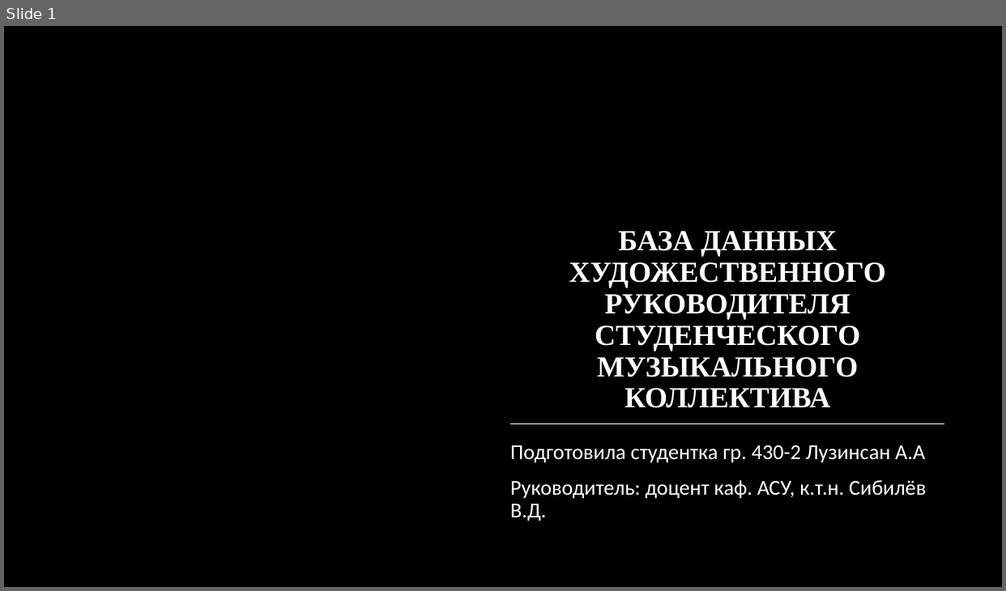
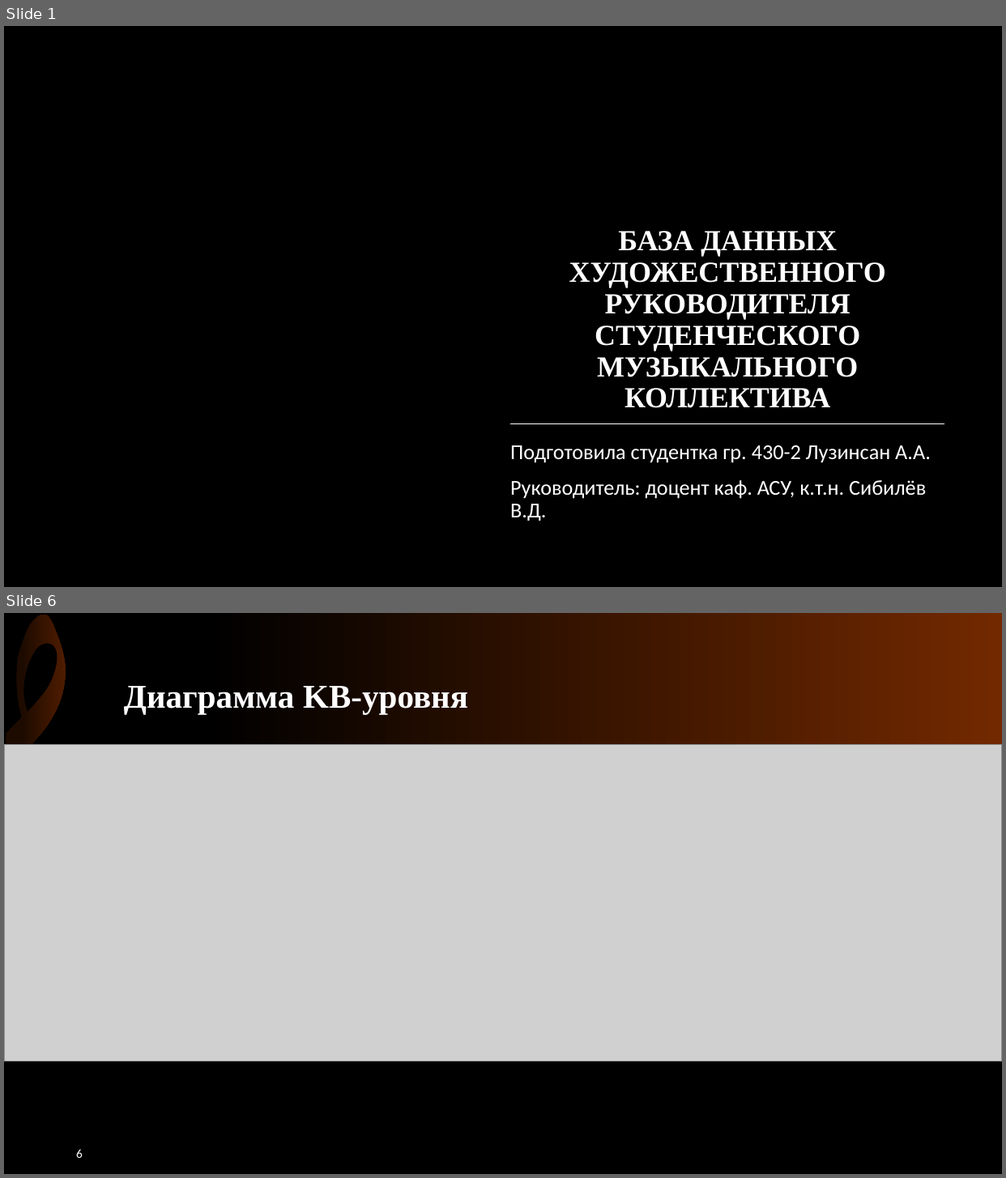
Before and after one commit to Luzinsan/tusur, a slide deck: 3_курс/6_semester/Базы_Данных/Курсовая/Защита.pptx. Shown one above the other, each under a label of ours: slide 1 before the commit, slides 1 and 6 after it; the slides between them are not shown. The pictures are 1006x591 and 1006x1178 pixels, drawn with LibreOffice and Linux fonts; fonts in the diff are those of the drawing; grey boxes stand for pictures; background and template pictures are left out. Boxes give left, top, right and bottom in pixels: in the first picture for what was removed or moved away, otherwise in the second. Text is boxed around its words. In the diff, an @@ line names an element or a change of style, - is before the commit and + after.

```diff
--- a/3_курс/6_semester/Базы_Данных/Курсовая/Защита.pptx
+++ b/3_курс/6_semester/Базы_Данных/Курсовая/Защита.pptx
@@ slide 6 added at (x1=4, y1=613, x2=1002, y2=1174), background #000000 @@
@@ rectangle added at (x1=4, y1=613, x2=1002, y2=744), fill gradient #000000 to #722900 @@
@@ freeform shape added at (x1=4, y1=613, x2=96, y2=950), fill gradient #1E0B00 to #722900 @@
@@ title added at (x1=124, y1=686, x2=468, y2=714), 32 pt, text #FFFFFF, bold @@
+Диаграмма KB-уровня
@@ picture added at (x1=4, y1=744, x2=1002, y2=1061) @@
@@ page number added at (x1=76, y1=1149, x2=83, y2=1158), 12 pt, text #FFFFFF @@
+6
@@ slide 1 changed as well @@
@@ subtitle at (x1=510, y1=446, x2=931, y2=463): text changed @@
-Подготовила студентка гр. 430-2 Лузинсан А.А
+Подготовила студентка гр. 430-2 Лузинсан А.А.
```
Also in this commit, not shown: 1 other slide changed, 5 other slides added, 5 slides removed.
